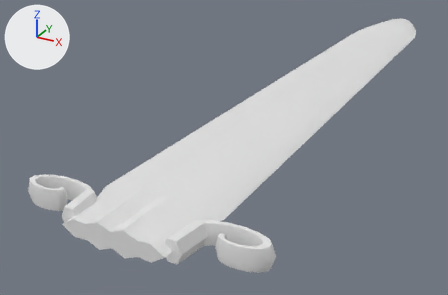
The glTF model godot/assets/waffen/modelle/messerklinge/t2_3.glb as it was, and as the next commit left it.
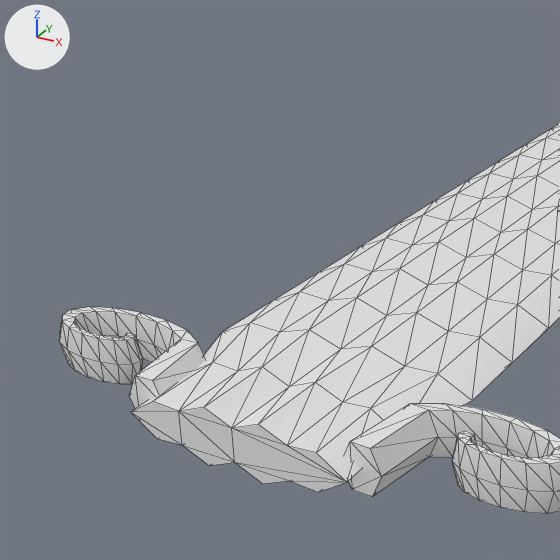
Each version appears first whole from a camera (50 mm lens) standing at (0.0793, -0.0059, 0.0746) and looking at (-0.0271, 0.1875, -0.0221), and next in a close-up on the part from 0% to 59% of the width and 10% to 100% of the height. The axes (+X, +Y, +Z) are drawn at upper left. The lights are the same throughout. The first two pictures are the older version. The close-ups show mesh edges as thin lines. Vertices at exactly the same position are counted once.

In view in the first close-up: 'messerklinge_t2_3'.
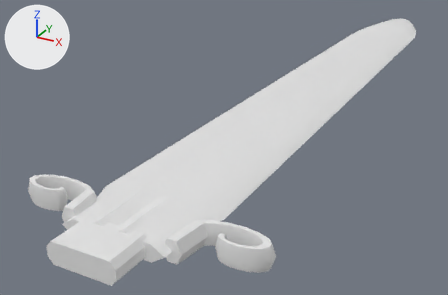
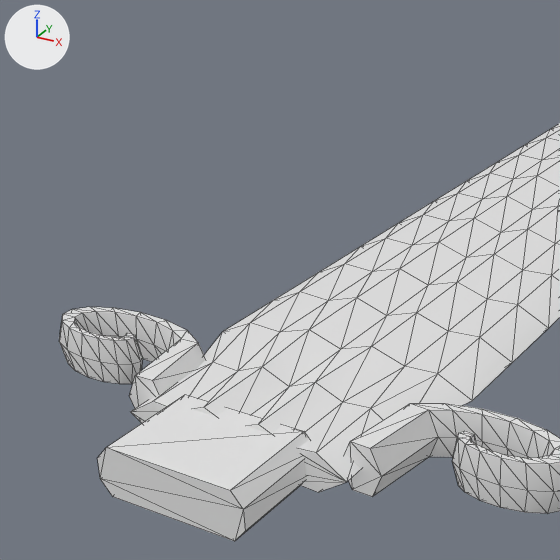
The change, as a diff of the scene's bpy script:
```diff
--- a/godot/assets/waffen/modelle/messerklinge/t2_3.glb.py
+++ b/godot/assets/waffen/modelle/messerklinge/t2_3.glb.py
@@ me_messerklinge_t2_3 @@
 # used by ob_messerklinge_t2_3; location = (0.0, 0.0, 0.0)
-me_messerklinge_t2_3.from_pydata(...)  # 621 vertices, 1230 faces; spans x -0.035..0.035, y 0.086..0.351, z -0.004..0.004
+me_messerklinge_t2_3.from_pydata(...)  # 637 vertices, 1258 faces; spans x -0.035..0.035, y 0.076..0.351, z -0.004..0.004
+# me_messerklinge_t2_3 part 1: a new loose piece of 16 vertices spanning x -0.009..0.009, y 0.076..0.088, z -0.003..0.003, in mat_klinge (white #e7e7e7)
 me_messerklinge_t2_3.materials.append(mat_klinge)
```

Location of each change, [x1, y1, x2, y2] in pixels of the close-ups (560 x 560 px):
'messerklinge_t2_3', reshaped
    before: [59, 123, 560, 514]
    after: [59, 123, 560, 541]
part 1 of me_messerklinge_t2_3, added
    after: [98, 395, 309, 541]
